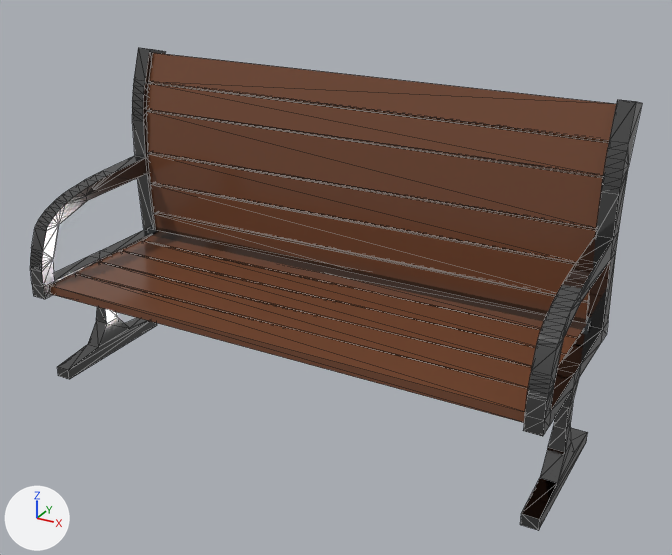
Two versions of the glTF model models/environment/bank.glb, one commit apart.
Camera for both pictures: a 50 mm lens placed at (9.49, -15.59, 9.54), pointed at (1.38, -0.84, 2.17). Lighting does not change. The marker at lower left points along +X, +Y and +Z. Mesh edges are drawn as thin lines. Where no turn or scale is listed for an object, it has been applied to the vertices. Vertices at the same position are counted once.

Before the edit, the objects in view are built like this:
```python
me_object_18 = bpy.data.meshes.new('Object_18')
me_object_18.from_pydata(...)  # 428 vertices, 844 faces; spans x -5.11..5.11, y -1.77..2.43, z 0.0..6.19
# faces by material slot: [312, 532]
me_object_18.materials.append(mat_all_colors)  # picture img_image_0
me_object_18.materials.append(mat_matel_all_object)  # picture img_image_0
ob_object_29 = bpy.data.objects.new('Object_29', me_object_18)
ob_object_29.location = (1.44, -2.16, -0.08)
```
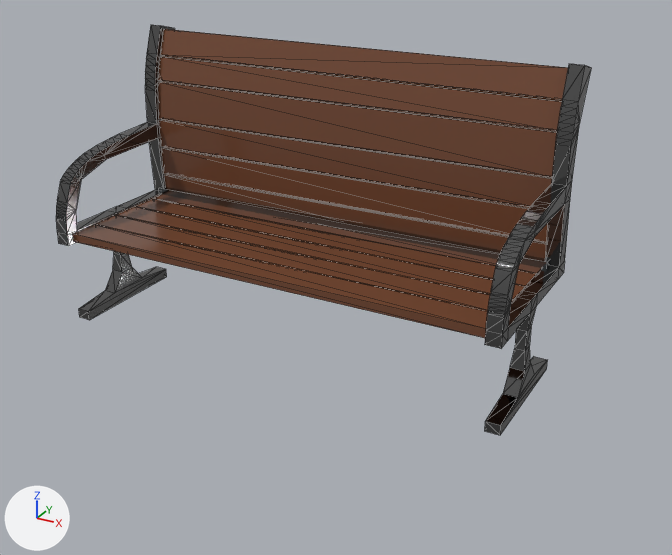
Changed parts and their boxes [x1, y1, x2, y2] in the pictures (672 x 555 px):
'Object_29', reshaped, moved (19% narrower, 36% shorter): before [30, 48, 642, 531]; after [73, 29, 568, 338]
'Object_30', added: after [56, 25, 591, 435]
part 1 of me_object_18, deleted: before [520, 100, 642, 531]
part 2 of me_object_18, deleted: before [30, 48, 166, 379]
part 3 of me_object_18, deleted (brown): before [148, 227, 591, 330]

Diff of the bpy script that builds the scene:
```diff
--- a/models/environment/bank.glb.py
+++ b/models/environment/bank.glb.py
@@ me_object_18 @@
 me_object_18.from_pydata(...)  # 428 vertices, 844 faces; spans x -5.11..5.11, y -1.77..2.43, z 0.0..6.19
 # used by ob_object_29; location = (1.44, -2.16, -0.08)
+# me_object_18 part 1: the loose piece of 130 vertices spanning x 4.81..5.11, y -1.77..2.43, z 0.0..6.19 is deleted
+# me_object_18 part 2: the loose piece of 130 vertices spanning x -5.11..-4.81, y -1.77..2.43, z 0.0..6.19 is deleted
+# me_object_18 part 3: the loose piece of 8 vertices spanning x -4.89..4.89, y 1.48..1.86, z 2.07..2.33 is deleted
 me_object_18.materials.append(mat_all_colors)
-me_object_18.materials.append(mat_matel_all_object)  # picture img_image_0
@@ me_object_19 @@
+me_object_19.from_pydata(...)  # 268 vertices, 532 faces; spans x -5.11..5.11, y -1.77..2.43, z 0.0..6.19
+me_object_19.materials.append(mat_matel_all_object)  # picture img_image_0
@@ ob_object_29 @@
 ob_object_29 = bpy.data.objects.new('Object_29', me_object_18)
-ob_object_29.location = (1.44, -2.16, -0.08)
+ob_object_29.location = (0.02, 0.0, 0.01)
@@ ob_object_30 @@
+ob_object_30 = bpy.data.objects.new('Object_30', me_object_19)
+ob_object_30.location = (0.02, 0.0, 0.01)
```
